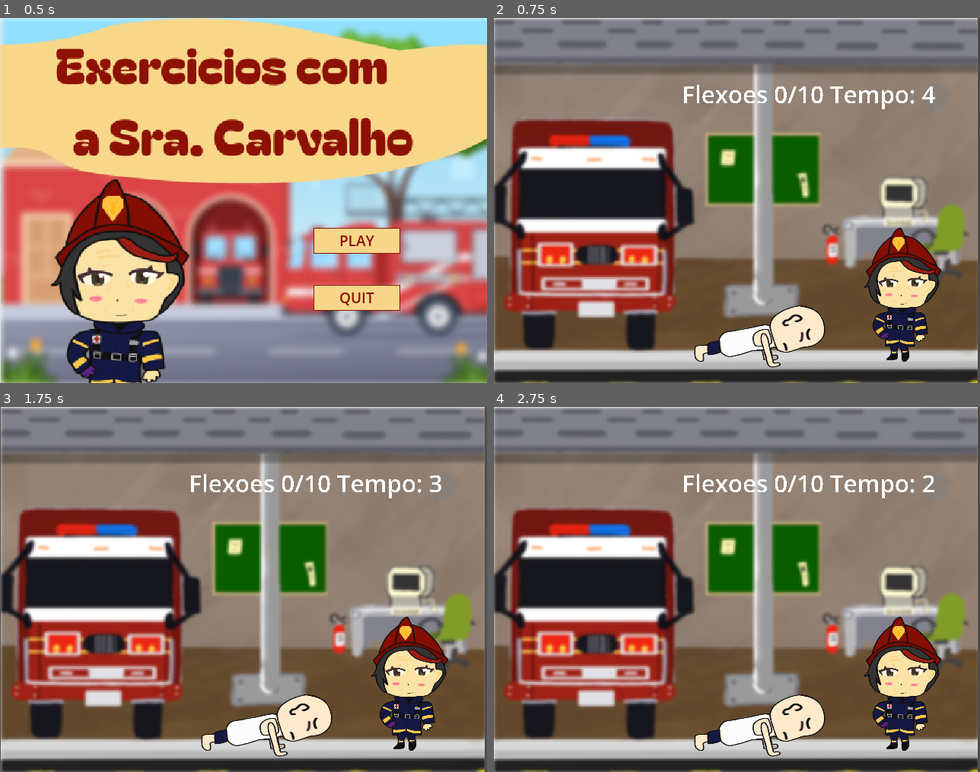
Above: before the commit, frames 1-4 (two rows, left to right).
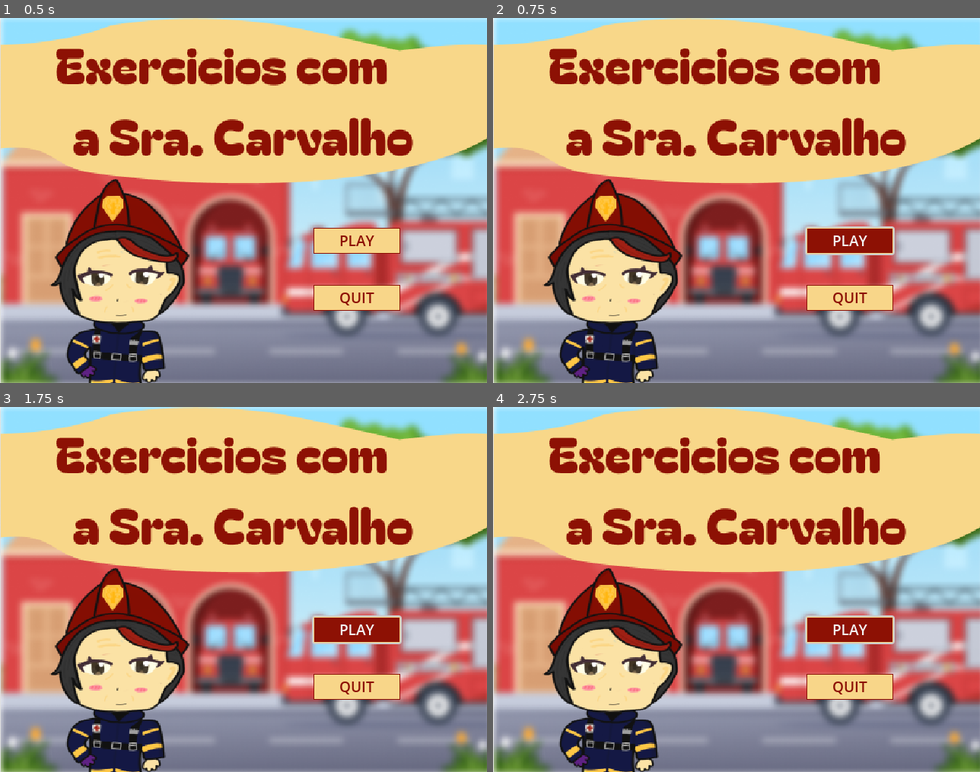
Above: after the commit, the same moments.

Repository: Thaymoz/Godot-iniciando
Game: Godot game, scene res://Scence/menu.tscn
Same seed, same stepped clock (60 frames per second), same inputs: the game is played once before the commit and once after it. This scene is started directly instead of the project's main scene.
Inputs (mouse positions are in pixels of both pictures, inside the frame that each line leads up to):
- Up to frame 1 (0.5 s): no input
- Up to frame 2 (0.75 s): click "PLAY" at 0.5 s
- Up to frame 3 (1.75 s): click (355, 629) at 1.25 s, where only the run after the commit has a clickable "PLAY"
- Up to frame 4 (2.75 s): click (848, 629) at 2 s, where only the run after the commit has a clickable "PLAY"

Frame 1 is identical in both runs. In frame 2, 99% of the frame differs, in the area x 0-100%, y 0-100%; in frame 3, 99%; in frame 4, 99%.

Commit message:
Ui update 3

Diff:
--- a/main.tscn
+++ b/main.tscn
@@ -1,10 +1,11 @@
-[gd_scene load_steps=7 format=3 uid="uid://dx0w1x7psayp1"]
+[gd_scene load_steps=8 format=3 uid="uid://dx0w1x7psayp1"]
 
 [ext_resource type="Script" path="res://scrpits/main.gd" id="1_2qiwr"]
 [ext_resource type="Texture2D" uid="uid://yu65rq7w5hmd" path="res://Desenhos/Screenshot_3.png" id="2_fkq25"]
 [ext_resource type="Texture2D" uid="uid://bttab1m02pdth" path="res://Desenhos/Fundo.png" id="2_irt20"]
 [ext_resource type="PackedScene" uid="uid://dsa01mosr7pui" path="res://Prefarbs/bombeira.tscn" id="3_826bt"]
 [ext_resource type="PackedScene" uid="uid://d04o53hcukmgd" path="res://Prefarbs/rogerio.tscn" id="4_lal8a"]
+[ext_resource type="Script" path="res://menu.gd" id="6_o8gvy"]
 
 [sub_resource type="LabelSettings" id="LabelSettings_5xia6"]
 font_size = 240
@@ -45,3 +46,34 @@
 label_settings = SubResource("LabelSettings_5xia6")
 horizontal_alignment = 1
 vertical_alignment = 1
+
+[node name="Control" type="Control" parent="."]
+layout_mode = 3
+anchors_preset = 0
+offset_right = 640.0
+offset_bottom = 484.0
+
+[node name="VBoxContainer" type="VBoxContainer" parent="Control"]
+layout_mode = 1
+anchors_preset = 8
+anchor_left = 0.5
+anchor_top = 0.5
+anchor_right = 0.5
+anchor_bottom = 0.5
+offset_left = -104.0
+offset_top = -138.0
+offset_right = 105.0
+offset_bottom = 68.0
+grow_horizontal = 2
+grow_vertical = 2
+theme_override_constants/separation = 25
+
+[node name="Button" type="Button" parent="Control/VBoxContainer"]
+layout_mode = 2
+text = "Iniciar"
+script = ExtResource("6_o8gvy")
+
+[node name="Button2" type="Button" parent="Control/VBoxContainer"]
+layout_mode = 2
+text = "Sair"
+script = ExtResource("6_o8gvy")
--- a/menu.gd
+++ b/menu.gd
@@ -1,20 +1,9 @@
 extends Control
 
 
-# Called when the node enters the scene tree for the first time.
-func _ready() -> void:
-	pass # Replace with function body.
+func _on_button_pressed() -> void:
+	$VBoxContainer/Button.hide()
 
-
-# Called every frame. 'delta' is the elapsed time since the previous frame.
-func _process(delta: float) -> void:
-	pass
-
-
-
-func _on_play_pressed() -> void:
-	get_tree().change_scene_to_file("res://Scence/main.tscn")
-
-
-func _on_quit_pressed() -> void:
+func _on_button_2_pressed() -> void:
 	get_tree().quit()
+	get_tree().quit()
--- a/scrpits/main.gd
+++ b/scrpits/main.gd
@@ -3,7 +3,10 @@
 
 func _on_button_pressed() -> void:
 	pass # Replace with function body.
-
+func _on_Start_Game_pressed():
+	$VBoxContainer/Button.hide()
 
 func _on_button_2_pressed() -> void:
 	pass # Replace with function body.
+func _on_Quit_pressed():
+	get_tree().quit()
